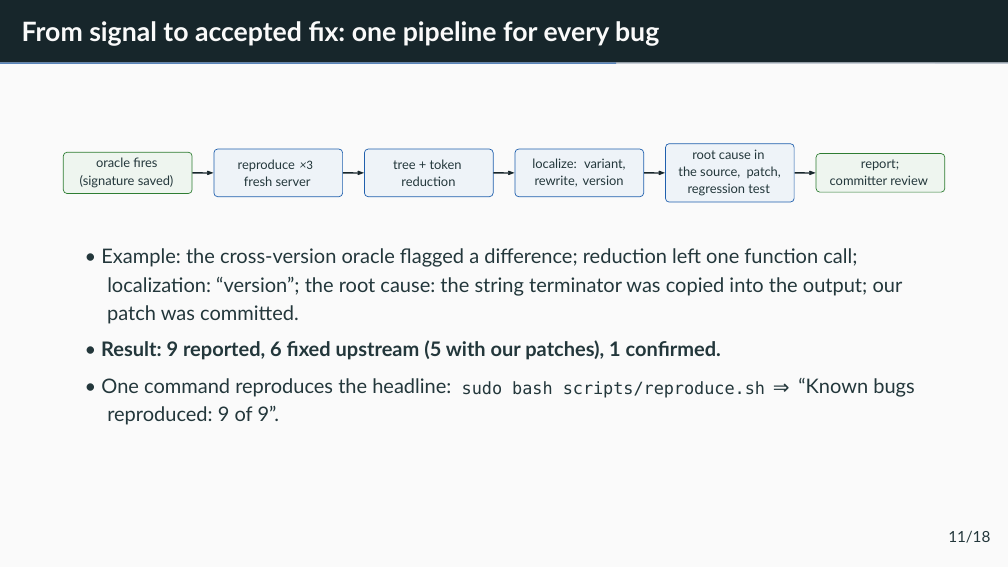
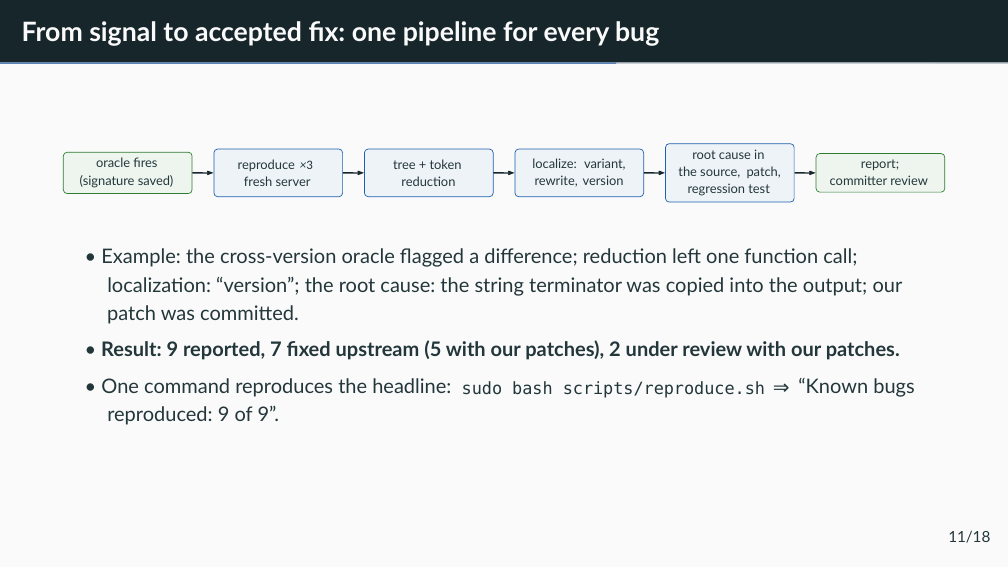
Before and after one commit to v28k/cs5187-term-project, a slide deck: slide 14 of completion/slides/final_presentation.pptx. Drawn at 1008x567 pixels with LibreOffice and Linux fonts; fonts in the diff are those of the drawing. Boxes give left, top, right and bottom in pixels: in the first picture for what was removed or moved away, otherwise in the second. Text is boxed around its words. In the diff, an @@ line names an element or a change of style, - is before the commit and + after.

Commit message:
Bug states of 12 Nov: BUG #19802 fixed upstream (seven fixed), DuckDB fix approved, BUG #19826 v4; rebuild paper, slides and guide

```diff
--- a/completion/slides/final_presentation.pptx
+++ b/completion/slides/final_presentation.pptx
@@ text at box(101, 340, 900, 360): text changed @@
-• Result: 9 reported, 6 ﬁxed upstream (5 with our patches), 1 conﬁrmed.
+• Result: 9 reported, 7 ﬁxed upstream (5 with our patches), 2 under review with our patches.
```
Also in this commit, not shown: 3 other slides changed, 33 other files.
